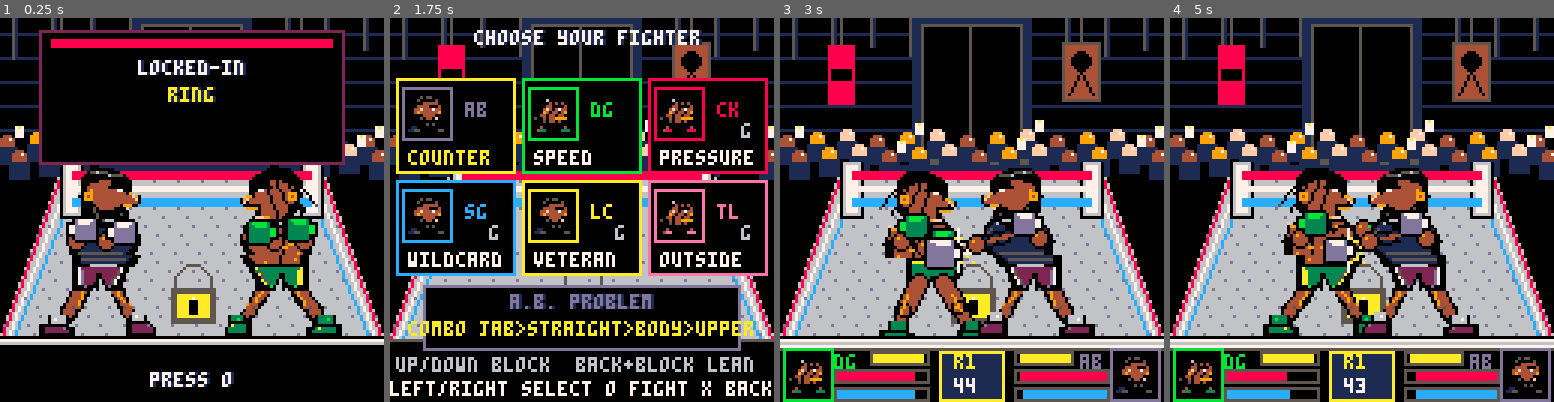
Above: before the commit, frames 1-4 (left to right).
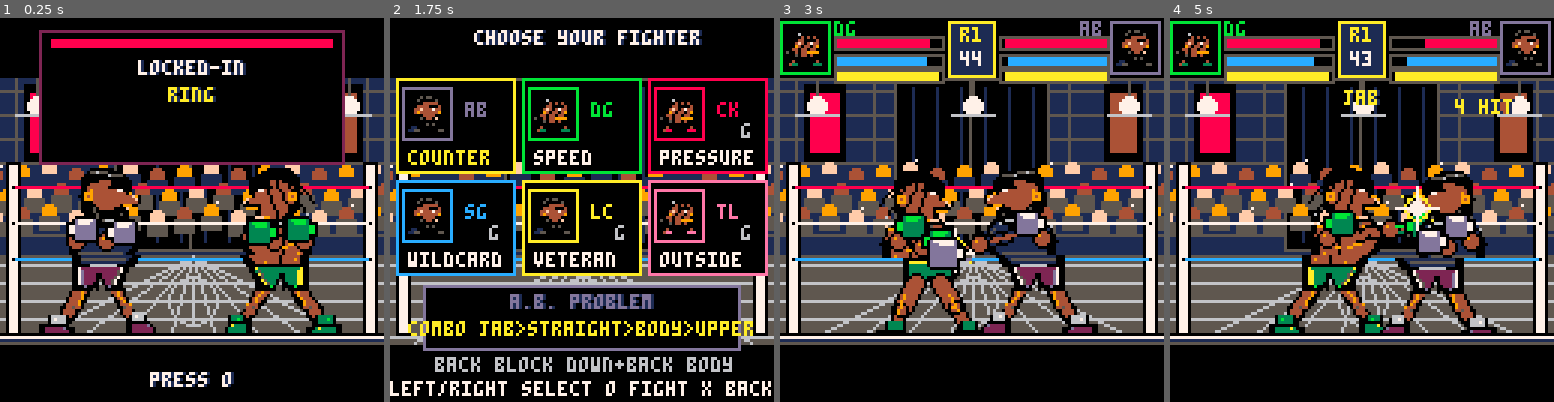
Above: after the commit, the same moments.

Repository: officebeats/beats-social-media-boxer-game
Game: PICO-8 cartridge locked-in-ring.p8
Two runs of this game, one before a commit and one after it. Both use one fixed random seed, a clock stepped at 60 frames per second and the inputs below.
Inputs:
- Up to frame 1 (0.25 s): no input
- Up to frame 2 (1.75 s): tap X (X key) at 0.33, 1.07 s; tap O (Z key) at 0.7, 1.7 s; hold Right from 1.6 s (still down)
- Up to frame 3 (3 s): tap X (X key) at 1.85, 2.97 s; release Right at 2.1 s; tap O (Z key) at 2.1, 2.5, 2.9 s; hold Up 2.15-2.42 s; hold Right from 2.47 s (still down)
- Up to frame 4 (5 s): release Right at 3.03 s; hold Left 3.08-3.58 s; tap O (Z key) every 0.4 s from 3.3 to 4.9 s; hold Down 3.63-3.97 s; hold Right 4.02-4.68 s; tap X (X key) at 4.08 s; hold Up from 4.73 s (still down)

The runs differ from the first frame. In frame 1, 35% of the frame differs, in the area x 0-100%, y 0-86%; in frame 2, 14%; in frame 3, 72%; in frame 4, 77%, in the area x 0-100%, y 0-100%.

Commit message:
Make the bout read and respond like an arcade fighter
The high-angle handheld presentation and neutral-on-hit frame data made the game feel like a prototype rather than a responsive boxing fighter. This rebuilds the match around a flat side-view stage and top life HUD, then gives clean hits positive advantage, startup counter-hits, controlled pushback, reliable links, hold-back blocking, and edge-tracked dash/dodge inputs.

Constraint: PICO-8 128x128 output and 8192-token code ceiling.
Rejected: Continue polishing the high-angle ring | the camera and bottom HUD obscured spacing and conflicted with the requested arcade-fighter feel.
Rejected: Copy Street Fighter assets or moves | the game remains original and boxing-only.
Confidence: high
Scope-risk: broad
Directive: Preserve the flat action plane, top HUD, edge-tracked input, and positive hit advantage when adding authored animation frames.
Tested: Release, boot, move, animation, combo, defense, arcade-feel, UI, mobile, natural playthrough, restart, screenshot review, and 100-bout balance checks.
Not-tested: Physical PICO handheld hardware.

Diff:
--- a/locked-in-ring.p8
+++ b/locked-in-ring.p8
@@ -77,7 +77,7 @@
  round=1
  bell=18
  ht=0 hs=0
- tapd=0 tapt=-20
+ tapd=0 tapt=-20 held=0 fresh=0
  set_round(1)
 end
 
@@ -131,13 +131,17 @@
 function human_ctl()
  local mv=0
  if btn(1) then mv=1 elseif btn(0) then mv=-1 end
- local dp=btnp(0) and -1 or btnp(1) and 1 or 0
+ local dp=mv!=0 and mv!=held and mv or 0
+ held=mv fresh=dp
  if dp!=0 then
   if tapd==dp and fr-tapt<9 and p.st>=3 then p.ds=5 p.dd=dp p.st-=3 end
   tapd=dp tapt=fr
  end
  local g=0
- if btn(2) then g=1 elseif btn(3) then g=2 end
+ if btn(2) then g=1
+ elseif btn(0) and btn(3) then g=2
+ elseif btn(0) and o and o.wind>0 and fresh==0 and p.sl==0 then g=1
+ elseif btn(3) then g=2 end
  local a=0
  if btnp(4) then
   if btn(2) then a=6 elseif btn(3) then a=3 else a=1 end
@@ -272,7 +276,7 @@
   d.bi=5
   hs=pg and 4 or lean and 3 or 2
   d.bh=m.ln==0
-  d.bs=pg and 1 or lean and 2 or 3
+  d.bs=pg and 1 or lean and 3 or 4+(a.atk>1 and 2 or 0)
   d.rdef+=pg and 3 or lean and 2 or 1
   d.g-=m.gd*(pg and .25 or lean and .6 or 1)
   a.hy=min(100,a.hy+2)
@@ -296,6 +300,8 @@
   end
   a.cp=0
   a.la=a.atk a.link=16
+  local pb=a.atk>1 and 1 or .5
+  d.x=clamp(d.x+d.sd*pb,18,110)
   if d.g<=0 then
    d.g=0
    d.stun=8
@@ -304,8 +310,15 @@
   return
  end
  local mult=1
+ local ch=d.wind>0
  local fin=a.co>0 and a.atk==5 and a.chain>=2
  local cp=a.cp
+ if ch then
+  mult+=.18
+  d.wind=0 d.atk=0
+  a.hy=min(100,a.hy+5)
+  if a==p then htxt="counter hit" ht=22 end
+ end
  if cp>0 then
   mult=1.12+cp*.09
   a.cp=0
@@ -328,7 +341,7 @@
   d.st=max(0,d.st-gdm)
  end
  d.hp-=dmg
- d.stun=5+(a.atk>1 and 1 or 0)+cp+(fin and 3 or 0)
+ d.stun=m.re+2+cp+(fin and 3 or 0)+(ch and 2 or 0)
  a.rcl+=1
  a.rdm+=dmg
  if fr-a.ct<40 then a.chain+=1 else a.chain=1 end
@@ -341,7 +354,10 @@
  fl=fin and 3 or a.atk>1 and 2 or 0
  if fin and a==p then htxt="combo finish" ht=24 end
  d.bh=m.ln==0
- if a.atk>=2 and m.ln==1 then d.x=clamp(d.x+d.sd*(fin and 8 or 4),18,110) end
+ local pb=(a.atk==1 or a.atk==3) and 1 or a.atk==5 and 6 or 4
+ if a.co>0 then pb=max(1,pb-2) end
+ d.x=clamp(d.x+d.sd*(fin and 8 or pb),18,110)
+ if a.atk>1 and a.co==0 then a.x=clamp(a.x+a.sd,18,110) end
  sfx(a.atk>=2 and 2 or 1)
  if d.hp<=0 or (a.atk>=2 and d.hp<14 and d.kd<2) then
   knock(d,a)
@@ -409,7 +425,7 @@
    end
   end
  end
- if e.wind>0 and (btnp(0) or btnp(1)) and f==p and f.guard==0 and rng>0 then
+ if e.wind>0 and fresh~=0 and f==p and f.guard==0 and rng>0 then
   f.sl=8 mv=0
   htxt="dodge" ht=18
  end
@@ -430,7 +446,8 @@
  if f.ds>0 and f.wind+f.rec+f.stun==0 then
   burst=f.dd*1.45 f.ds-=1
  else f.ds=0 end
- local t=f.wind+f.rec+f.stun==0 and (mv+burst)*(f.tz>0 and .35 or 1) or 0
+ local pace=mv==-f.sd and 1 or .84
+ local t=f.wind+f.rec+f.stun==0 and (mv*pace+burst)*(f.tz>0 and .35 or 1) or 0
  local grip=.3+.24*f.st/f.sm+.04*f.spd
  f.vx+=(t-f.vx)*grip
  if t==0 then f.vx*=.55 end
@@ -552,82 +569,56 @@
  rect(x0,y0,x1,y1,edge)
 end
 
-function warehouse(y0,y1)
- rectfill(0,y0,127,y1,0)
- for y=y0+5,y1,8 do line(0,y,127,y,1) end
- for x=4,124,13 do
-  local h=9+(x%5)
-  line(x,y0,x,y0+h,5)
-  line(x+1,y0,x+1,y0+h,1)
- end
- rectfill(44,y0,83,y1,1)
- rectfill(48,y0+3,79,y1-3,0)
- rect(47,y0+2,80,y1-2,5)
- line(63,y0+3,63,y1-3,5)
- rectfill(43,y1-5,84,y1-3,5)
- rectfill(39,y1-2,88,y1,1)
- line(20,y0,20,y0+9,5)
- rectfill(16,y0+9,24,y0+28,8)
- rectfill(17,y0+17,23,y0+20,0)
- line(100,y0,100,y0+8,5)
- rectfill(94,y0+8,106,y0+27,4)
- rect(94,y0+8,106,y0+27,5)
- circfill(100,y0+14,3,0)
- line(100,y0+17,96,y0+25,0)
- line(100,y0+18,104,y0+25,0)
- for row=0,1 do
-  for i=0,12 do
-   local x=2+i*10+(row%2)*4
-   local y=y1-10+row*5-(i%3)
-   local sk=i%3==0 and 4 or i%3==1 and 9 or 15
-   circfill(x,y,2,sk)
-   rectfill(x-3,y+2,x+3,y+7,1)
-   pset(x+1,y-1,7)
-   if (i+row)%4==0 then
-    rectfill(x+3,y-5,x+5,y-2,7)
-    pset(x+4,y-5,10)
-   end
-  end
- end
-end
-
 function ring_bg()
  cls(0)
- warehouse(0,51)
- for y=52,107 do
-  local i=flr((107-y)*20/55)
-  rectfill(i,y,127-i,y,6)
-  if y%3==0 then
-   for x=i+(y%6),127-i,8 do pset(x,y,13) end
+ rectfill(0,20,127,80,1)
+ for y=24,76,8 do line(0,y,127,y,5) end
+ for x=5,124,13 do line(x,20,x,48,5) end
+ rectfill(39,21,88,76,0)
+ rect(38,20,89,77,5)
+ for x=44,84,8 do line(x,23,x,74,1) end
+ line(63,21,63,76,5)
+ rectfill(8,22,21,47,0)
+ rectfill(10,25,19,44,8)
+ rectfill(108,22,120,47,0)
+ rectfill(110,25,118,44,4)
+ for x=12,116,52 do
+  line(x,20,x,27,5)
+  circfill(x,29,3,7)
+  line(x-7,32,x+7,32,6)
+ end
+ for row=0,2 do
+  for i=0,15 do
+   local x=-2+i*9+(row%2)*4
+   local y=52+row*7-(i%3)
+   local sk=(i+row)%3==0 and 4 or (i+row)%3==1 and 9 or 15
+   circfill(x,y,2,sk)
+   rectfill(x-3,y+2,x+3,y+6,row==0 and 1 or 5)
+   if (i+row)%5==0 then pset(x+2,y-3,7) end
   end
  end
- line(20,52,0,107,8)
- line(107,52,127,107,8)
- line(22,55,2,107,7)
- line(105,55,125,107,7)
- line(24,58,4,107,12)
- line(103,58,123,107,12)
- rectfill(20,48,27,66,0)
- rectfill(100,48,107,66,0)
- rectfill(22,49,25,64,7)
- rectfill(102,49,105,64,7)
- rect(21,48,26,65,6)
- rect(101,48,106,65,6)
- rectfill(24,51,103,53,8)
- rectfill(24,56,103,57,7)
- rectfill(24,60,103,62,12)
- line(0,107,127,107,5)
- circ(64,88,6,5)
- rectfill(57,90,71,101,5)
- rectfill(59,92,69,99,10)
- rectfill(63,94,65,98,0)
- pset(64,93,7)
+ rectfill(0,79,127,108,5)
+ for y=82,106,6 do line(0,y,127,y,6) end
+ for x=8,120,16 do line(64,79,x,108,6) end
+ rectfill(2,48,6,105,0)
+ rectfill(3,49,5,104,7)
+ rectfill(121,48,125,105,0)
+ rectfill(122,49,124,104,7)
+ for j=0,2 do
+  local y=56+j*12
+  line(4,y,123,y,0)
+  line(5,y,122,y,j==0 and 8 or j==1 and 7 or 12)
+ end
+ circ(64,94,8,6)
+ line(56,94,72,94,6)
+ line(64,86,64,102,6)
 end
 
 function ring_front()
- line(0,106,127,106,0)
- line(0,107,127,107,7)
- line(0,108,127,108,6)
+ line(0,105,127,105,0)
+ rectfill(0,106,127,108,1)
+ line(0,106,127,106,7)
+ line(0,108,127,108,5)
 end
 
 function portrait(id,x,y)
@@ -820,24 +811,23 @@
 end
 
 function hud()
- rectfill(0,109,127,127,0)
- line(0,109,127,109,7)
- line(0,110,127,110,5)
+ rectfill(0,0,127,20,0)
+ line(0,20,127,20,5)
  if not p then return end
- portrait(p.id,1,110)
- portrait(o.id,110,110)
- print(p.ab,18,112,defs[p.id].ed)
- print(o.ab,100,112,defs[o.id].ed)
- meter(30,111,19,p.g,p.gm,10,false)
- meter(78,111,19,o.g,o.gm,10,true)
- meter(18,117,31,p.hp,p.hm,8,false)
- meter(78,117,31,o.hp,o.hm,8,true)
- meter(18,123,31,p.st,p.sm,12,false)
- meter(78,123,31,o.st,o.sm,12,true)
- panel(53,111,74,127,10,1)
- print("r"..(round or 0),58,112,10)
+ portrait(p.id,0,1)
+ portrait(o.id,110,1)
+ print(p.ab,18,1,defs[p.id].ed)
+ print(o.ab,100,1,defs[o.id].ed)
+ meter(18,6,36,p.hp,p.hm,8,false)
+ meter(73,6,36,o.hp,o.hm,8,true)
+ meter(18,12,36,p.st,p.sm,12,false)
+ meter(73,12,36,o.st,o.sm,12,true)
+ meter(18,17,36,p.g,p.gm,10,false)
+ meter(73,17,36,o.g,o.gm,10,true)
+ panel(56,1,71,19,10,1)
+ print("r"..(round or 0),60,3,10)
  local sec=max(0,flr((rt or 0)/30))
- print(sec<10 and "0"..sec or sec,58,120,7)
+ print(sec<10 and "0"..sec or sec,60,11,7)
 end
 
 function draw_title()
@@ -869,7 +859,7 @@
  panel(11,89,116,110,d.ed,0)
  btxt(d.nm,64-#d.nm*2,92,d.ed)
  print("combo jab>straight>body>upper",6,101,10)
- print("up/down block  back+block lean",2,113,6)
+ print("back block down+back body",15,113,6)
  print("left/right select o fight x back",0,121,7)
 end
 
@@ -889,7 +879,7 @@
   if fl>1 then line(0,fy+58,127,fy+58,6) end
  end
  hud()
- if bell>0 then panel(49,43,78,55,10,0) btxt("ding!",54,47,10) end
+ if bell>0 then panel(49,43,78,55,10,0) btxt("fight!",52,47,10) end
  if p.cnt>0 then btxt(p.ca==3 and "perfect return!" or "counter!",6,27,10)
  elseif p.bl>0 then btxt("lean block",8,27,6) end
  if p.chain>1 and fr-p.ct<30 then btxt(p.chain.." hit",95,27,10) end
Not shown, changed: README.md
Not shown, changed: dist/locked-in-ring.p8.png
Not shown, changed: dist/web/index.js
Not shown, changed: progress.md
Not shown, added: tools/arcade-feel-check.cjs
Not shown, changed: tools/release-check.ps1
